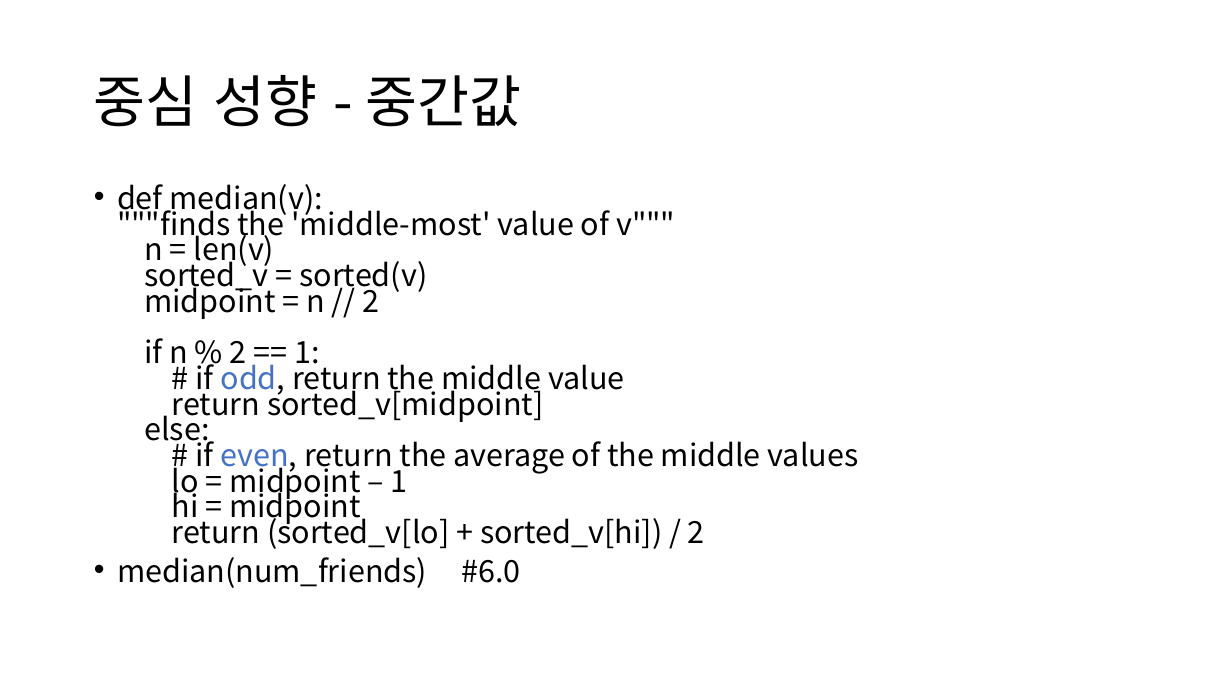
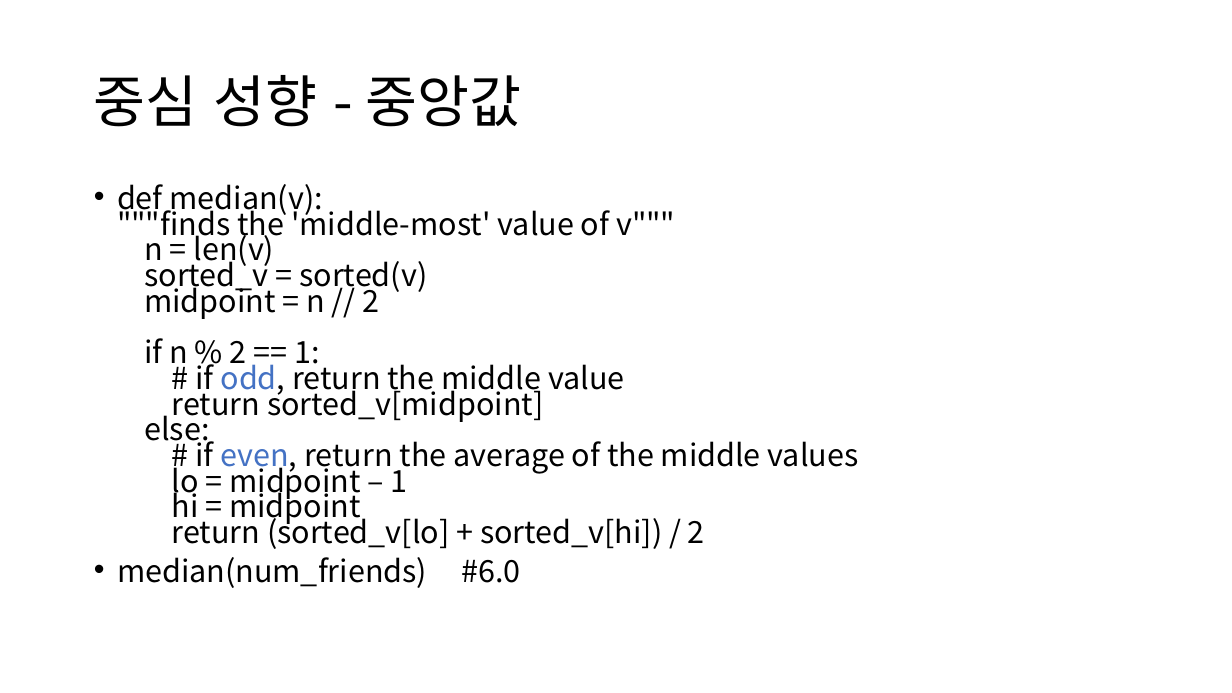
Before and after one commit to ksublee/SPuP, a slide deck: slide 5 of ppt/Python_8_Statistics.pptx. Drawn at 1232x693 pixels with LibreOffice and Linux fonts; fonts in the diff are those of the drawing. Boxes give left, top, right and bottom in pixels: in the first picture for what was removed or moved away, otherwise in the second. Text is boxed around its words. In the diff, an @@ line names an element or a change of style, - is before the commit and + after.

```diff
--- a/ppt/Python_8_Statistics.pptx
+++ b/ppt/Python_8_Statistics.pptx
@@ title at [94,75,522,127]: text changed @@
-중심 성향 - 중간값
+중심 성향 - 중앙값
```
Also in this commit, not shown: 1 other slide changed, 1 slide added, 1 other file.
